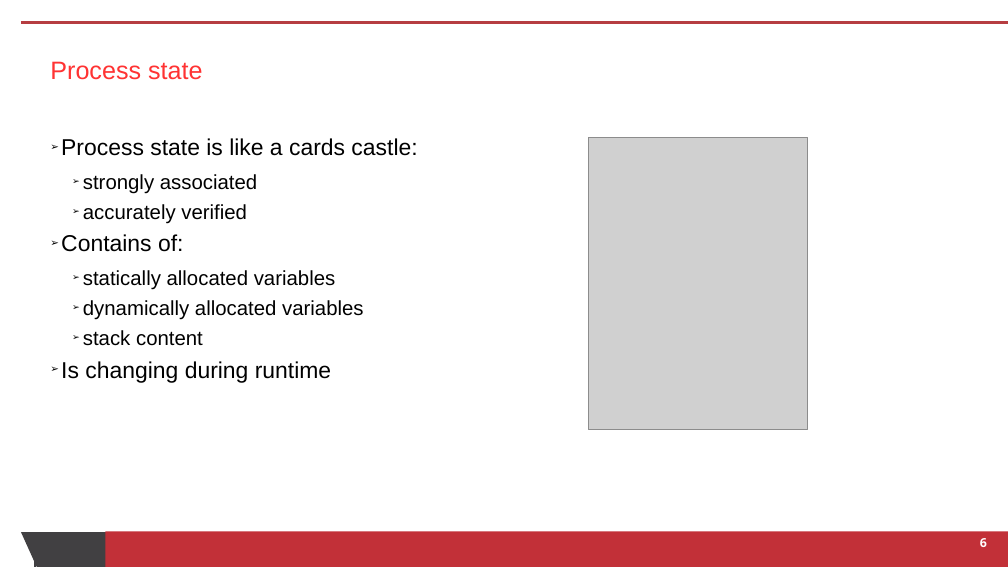
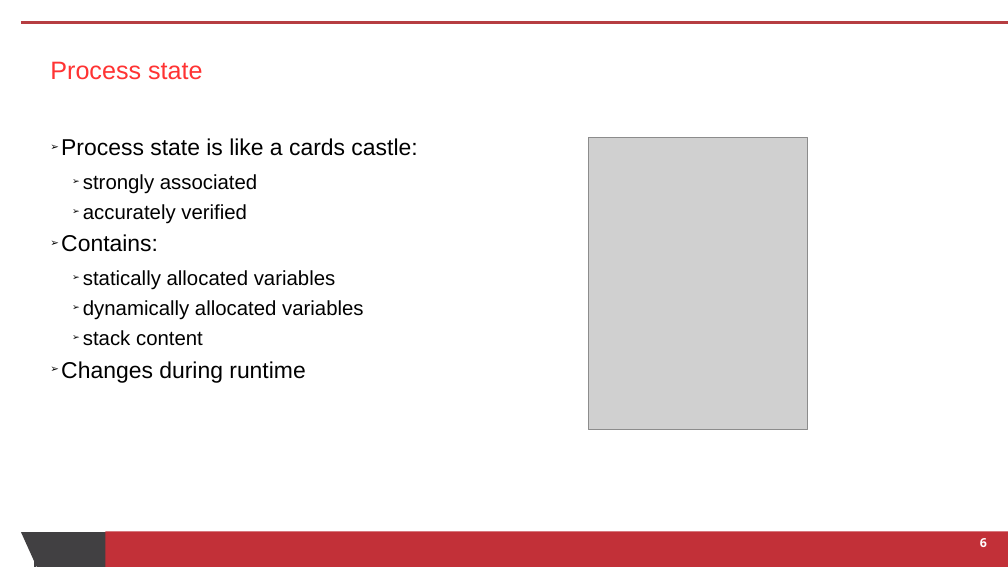
Before and after one commit to skinsbursky/presentations, a slide deck: slide 6 of lup-devconf.odp. Drawn at 1008x567 pixels with LibreOffice and Linux fonts; fonts in the diff are those of the drawing; grey boxes stand for pictures. Boxes give left, top, right and bottom in pixels: in the first picture for what was removed or moved away, otherwise in the second. Text is boxed around its words. In the diff, an @@ line names an element or a change of style, - is before the commit and + after.

```diff
--- a/lup-devconf.odp
+++ b/lup-devconf.odp
@@ text at box(61, 234, 158, 252): text changed @@
-➢ Contains of:
+➢ Contains:
@@ text at box(61, 361, 305, 383): text changed @@
-➢ Is changing during runtime
+➢ Changes during runtime
```
Also in this commit, not shown: 1 other file.
